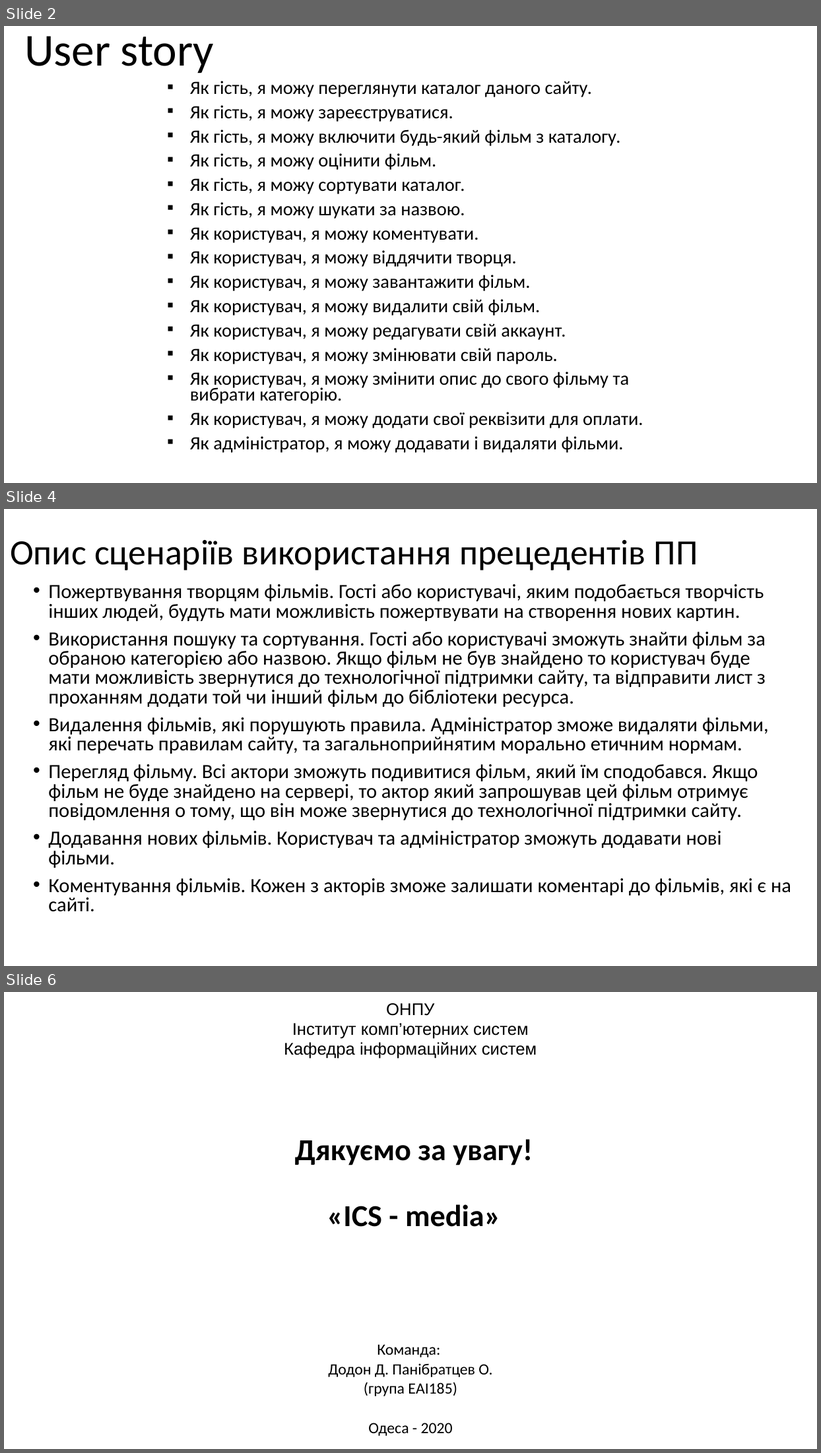
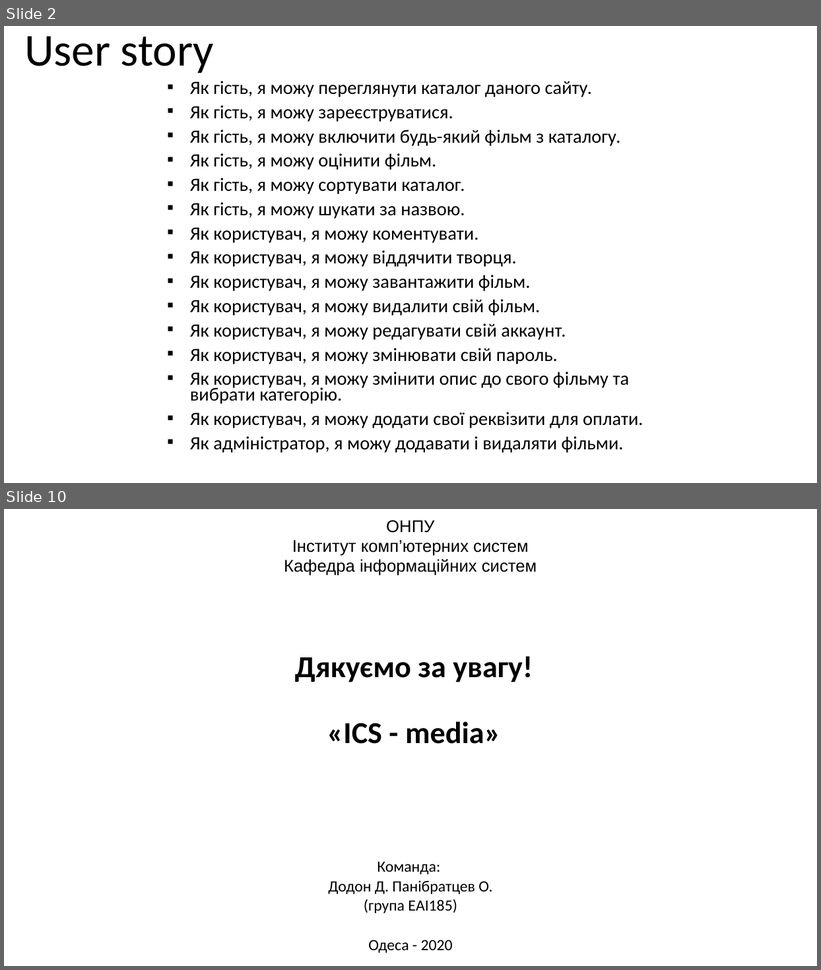
Before and after one commit to elxaz/kursa4AI, a slide deck: pract 2.pptx. Shown one above the other, each under a label of ours: slides 2, 4 and 6 before the commit, slides 2 and 10 after it; the slides between them are not shown. The pictures are 821x1453 and 821x970 pixels, drawn with LibreOffice and Linux fonts; fonts in the diff are those of the drawing. Boxes give left, top, right and bottom in pixels: in the first picture for what was removed or moved away, otherwise in the second. Text is boxed around its words. In the diff, an @@ line names an element or a change of style, - is before the commit and + after.

```diff
--- a/pract 2.pptx
+++ b/pract 2.pptx
@@ slide 4 removed at (x1=4, y1=509, x2=817, y2=966), background #FFFFFF @@
@@ title removed at (x1=10, y1=540, x2=698, y2=570) @@
-Опис сценаріїв використання прецедентів ПП
@@ text removed at (x1=48, y1=584, x2=791, y2=912) @@
-• Пожертвування творцям фільмів. Гості або користувачі, яким подобається творчість інших людей, будуть мати можливість пожертвувати на створення нових картин.
-• Використання пошуку та сортування. Гості або користувачі зможуть знайти фільм за обраною категорією або назвою. Якщо фільм не був знайдено то користувач буде мати можливість звернутися до технологічної підтримки сайту, та відправити лист з проханням додати той чи інший фільм до бібліотеки ресурса.
-• Видалення фільмів, які порушують правила. Адміністратор зможе видаляти фільми, які перечать правилам сайту, та загальноприйнятим морально етичним нормам.
-• Перегляд фільму. Всі актори зможуть подивитися фільм, який їм сподобався. Якщо фільм не буде знайдено на сервері, то актор який запрошував цей фільм отримує повідомлення о тому, що він може звернутися до технологічної підтримки сайту.
-• Додавання нових фільмів. Користувач та адміністратор зможуть додавати нові фільми.
-• Коментування фільмів. Кожен з акторів зможе залишати коментарі до фільмів, які є на сайті.
@@ what was slide 6 is now slide 10 @@
```
Also in this commit, not shown: 2 slides changed, 5 slides added.
